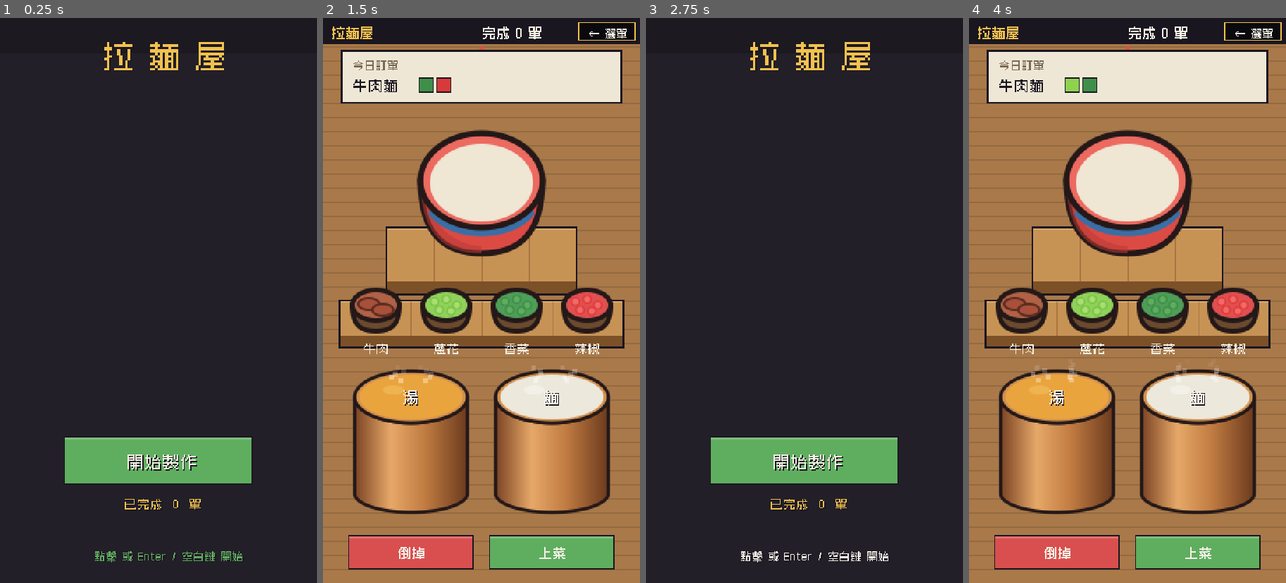
Above: before the commit, frames 1-4 (left to right).
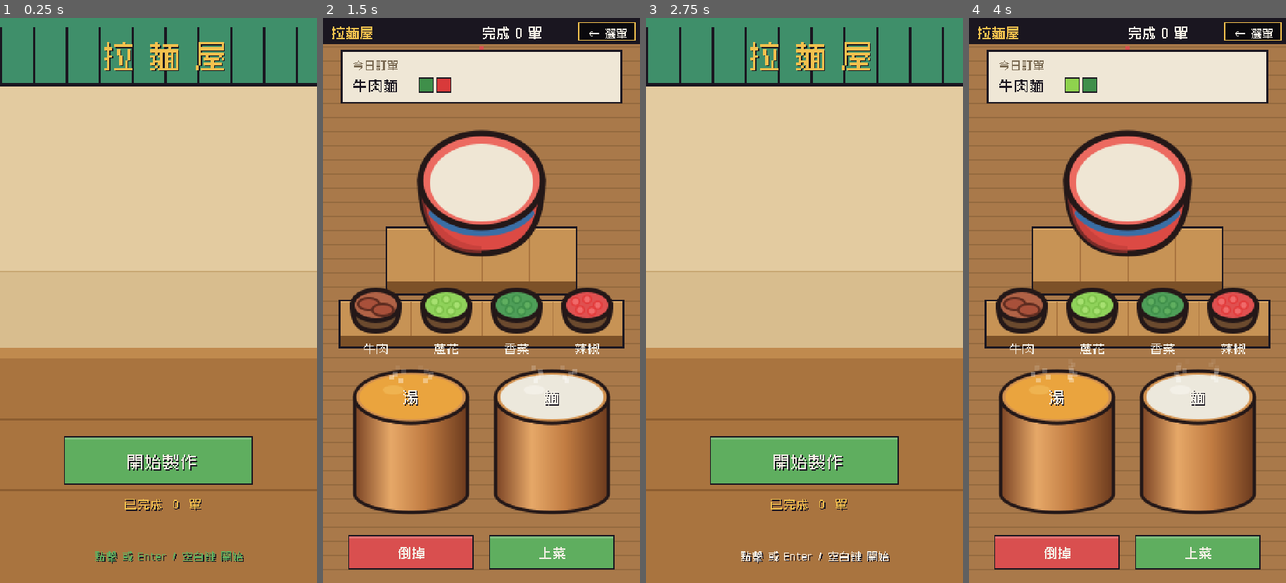
Above: after the commit, the same moments.

Repository: meloalright/ramen-ya
Game: Godot game, scene res://scenes/Menu.tscn
The game is run twice, just before and just after one commit, with the same random seed, the same clock (stepped at 60 frames per second) and the same inputs.
Inputs (mouse positions are in pixels of both pictures, inside the frame that each line leads up to):
- Up to frame 1 (0.25 s): no input
- Up to frame 2 (1.5 s): tap Enter at 0.5 s; move the mouse to (551, 272) at 0.52 s; hold D 0.53-1.25 s; tap M at 0.6 s; click (551, 272) at 0.67 s; tap Space at 0.77, 1.25 s; tap E at 0.8 s; drag from (418, 328) to (465, 413) at 1.27 s
- Up to frame 3 (2.75 s): move the mouse to (836, 176) at 2.02 s; hold D from 2.03 s (still down); tap M at 2.1 s; tap E at 2.3 s
- Up to frame 4 (4 s): release D at 2.75 s; drag from (1111, 413) to (1032, 215) at 2.77 s; tap Enter at 3.5, 3.6 s; move the mouse to (1222, 385) at 3.52 s; hold A from 3.53 s (still down); tap Space at 3.77 s; tap E at 3.8 s

The runs differ from the first frame. In frame 1, 92% of the frame differs, in the area x 0-100%, y 0-100%; in frame 2, nothing differs; in frame 3, 92%; in frame 4, nothing differs.

Commit message:
feat(menu): draw noren/wall/counter procedurally full-width (infinite counter)
The cashier cover's bands (noren curtain, wall, wooden counter) are now drawn
procedurally across the whole viewport so the counter table extends infinitely
to any width, matching the play screen's table. cashier.png is now props-only
(lanterns, menu board, register, lucky cat) on a transparent background,
overlaid centred on the bands.

Co-Authored-By: Claude Opus 4.8 (1M context) <noreply@anthropic.com>

Diff:
--- a/scripts/Menu.gd
+++ b/scripts/Menu.gd
@@ -80,17 +80,29 @@
 	var vp: Vector2 = get_viewport_rect().size
 	var ox: float = floor(max(0.0, (vp.x - W) / 2.0))
 	var oy: float = floor(max(0.0, (vp.y - H) / 2.0))
-	# extend the cover's three bands (noren / wall / counter) to fill any screen
+	var nb: float = oy + 58.0    # noren bottom
+	var ct: float = oy + 280.0   # counter top
+	# --- shop background drawn full-width so it extends to any screen size ---
 	draw_rect(Rect2(0, 0, vp.x, vp.y), Color("e3cba0"))                          # wall
-	draw_rect(Rect2(0, 0, vp.x, oy + 58), Color("3f8f6a"))                       # noren green
-	draw_rect(Rect2(0, oy + 280, vp.x, vp.y - (oy + 280)), Color("a9743f"))      # counter wood
+	draw_rect(Rect2(0, oy + 215.0, vp.x, ct - (oy + 215.0)), Color("d8bd8e"))    # lower wall
+	draw_rect(Rect2(0, oy + 215.0, vp.x, 1.0), Color("c8a874"))
+	# noren curtain with slats
+	draw_rect(Rect2(0, 0, vp.x, nb), Color("3f8f6a"))
+	var sx: float = 0.0
+	while sx < vp.x:
+		draw_rect(Rect2(sx, oy + 8.0, 2, nb - (oy + 8.0)), COL_INK)
+		sx += 28.0
+	draw_rect(Rect2(0, nb - 3.0, vp.x, 3), COL_INK)
+	# wooden counter that extends infinitely wide
+	draw_rect(Rect2(0, ct, vp.x, vp.y - ct), Color("a9743f"))
+	draw_rect(Rect2(0, ct, vp.x, 9), Color("c08a4e"))
+	draw_rect(Rect2(0, ct + 60.0, vp.x, 2), Color("8c5d30"))
+	draw_rect(Rect2(0, ct + 120.0, vp.x, 2), Color("8c5d30"))
 	draw_set_transform(Vector2(ox, oy), 0.0, Vector2.ONE)
 
-	draw_rect(Rect2(0, 0, W, H), COL_BG)
-	# the cashier counter as the full cover (art is exactly 2x the menu size)
+	# centred props (lanterns / board / register / cat) overlaid on the bands
 	if stall_tex != null:
 		draw_texture_rect(stall_tex, Rect2(0, 0, W, H), false)
-	draw_rect(Rect2(0, 0, W, 30), Color(0, 0, 0, 0.18))
 
 	# shop name on the noren
 	_ctext("拉 麵 屋", Vector2(135, 40), 26, COL_YELLOW)
